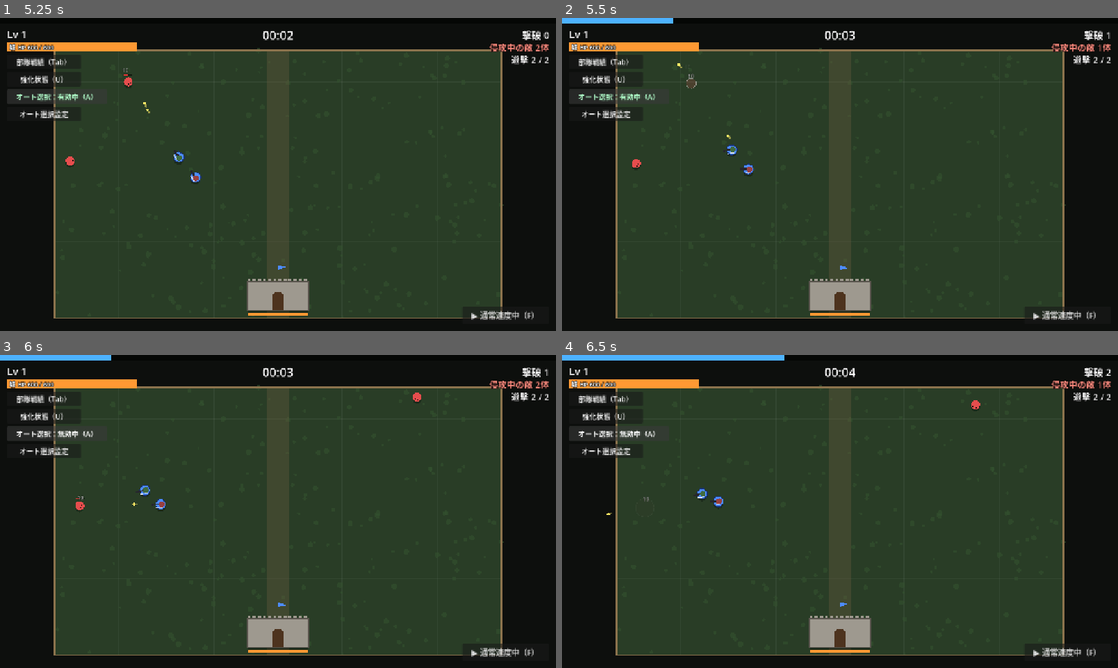
Above: before the commit, frames 1-4 (two rows, left to right).
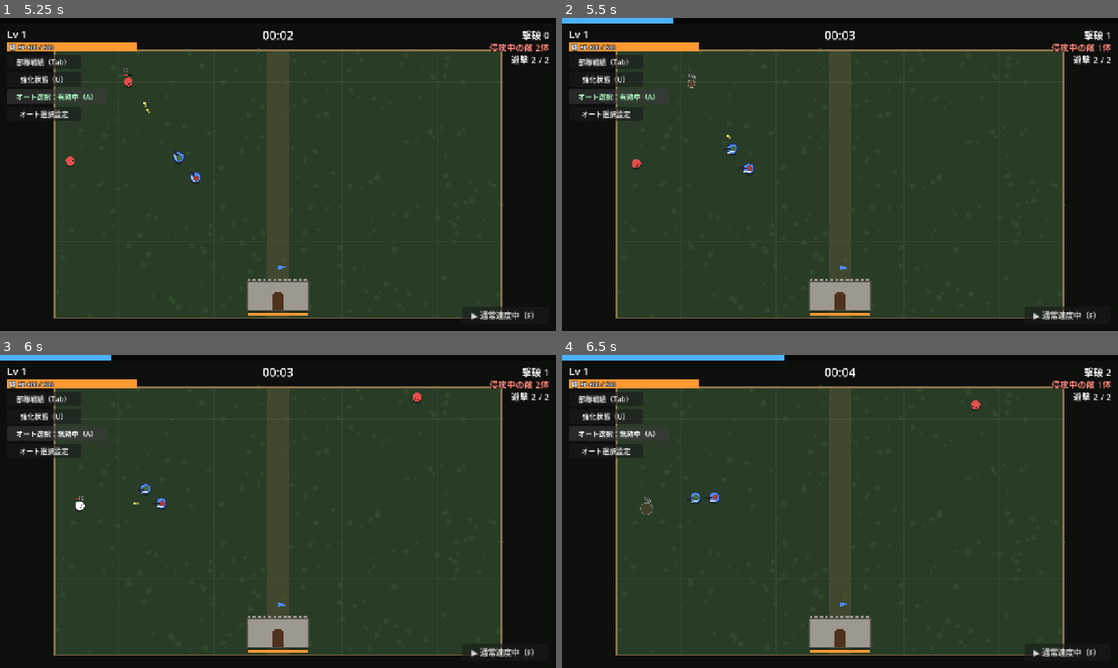
Above: after the commit, the same moments.

Repository: sukepuu/vgnfhusi4v3128904cmtu31
Game: Godot game, scene res://scenes/main.tscn
Same seed, same stepped clock (60 frames per second), same inputs: the game is played once before the commit and once after it.
Inputs:
- Up to frame 1 (5.25 s): click "部隊戦績（Tab）" at 0.5 s; click "強化状態（U）" at 1.25 s; click "▶ 通常速度中（F）" at 2 s; click "閉じる（Tab）" at 2.75 s; tap Enter at 3.5 s; tap R at 3.6 s; hold A 4.28-5 s; tap M at 4.35 s; click "オート選択：無効中（A）" at 5 s
- Up to frame 2 (5.5 s): no input
- Up to frame 3 (6 s): click "オート選択：有効中（A）" at 5.75 s
- Up to frame 4 (6.5 s): no input

Frame 1 is identical in both runs. In frame 2, 0.1% of the frame differs, in the area x 20-35%, y 14-50%; in frame 3, 0.1%; in frame 4, 0.2%, in the area x 8-29%, y 42-52%.

Commit message:
Enemy HP: +1 per minute until 10 min, then +7.5 per minute
Co-Authored-By: Claude Opus 5.5 <noreply@anthropic.com>
Claude-Session: https://claude.ai/code/session_011NyugcHQ7VLrKVd7aaRyr2

Diff:
--- a/auto_soldier/scripts/main.gd
+++ b/auto_soldier/scripts/main.gd
@@ -647,14 +647,17 @@
 const SPAWN_MAX := 11.0
 ## 出現ペースが上限になる時刻（秒）。5分
 const SPAWN_CAP_TIME := (SPAWN_MAX - SPAWN_BASE) / SPAWN_GROWTH
-## 上限になったあと、敵のHP倍率が1分ごとに増える量（増え方はずっと一定）
-const HP_PER_MIN := 8.0
-
-
-## 敵のHP倍率。出現ペースが上限になるまでは1倍のまま（数が増えるだけ）。
-## 上限になったら、そこから1分ごとに +HP_PER_MIN ずつ一定のペースで上がる
+## 敵のHP倍率：最初から一定のペースで上がり、HP_SWITCH_MIN 分からペースが変わる
+## 0〜10分は1分ごとに +HP_EARLY_PER_MIN、10分からは1分ごとに +HP_LATE_PER_MIN
+const HP_EARLY_PER_MIN := 1.0
+const HP_SWITCH_MIN := 10.0
+const HP_LATE_PER_MIN := 7.5
+
+
+## 敵のHP倍率（5分で×6、10分で×11、20分で×86、30分で×161）
 func _hp_mult() -> float:
-	return 1.0 + HP_PER_MIN * maxf(0.0, elapsed - SPAWN_CAP_TIME) / 60.0
+	var m := elapsed / 60.0
+	return 1.0 + HP_EARLY_PER_MIN * minf(m, HP_SWITCH_MIN) + HP_LATE_PER_MIN * maxf(0.0, m - HP_SWITCH_MIN)
 
 
 func _spawn_enemy(kind: String, pos: Vector2) -> void:
Not shown, changed: auto_soldier/README.md
